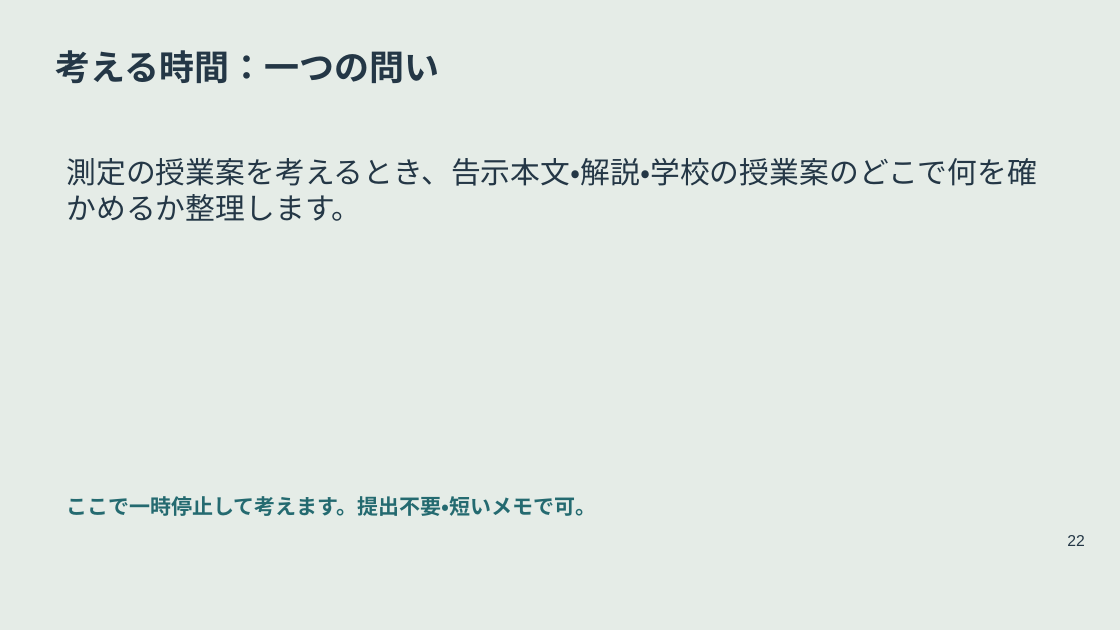
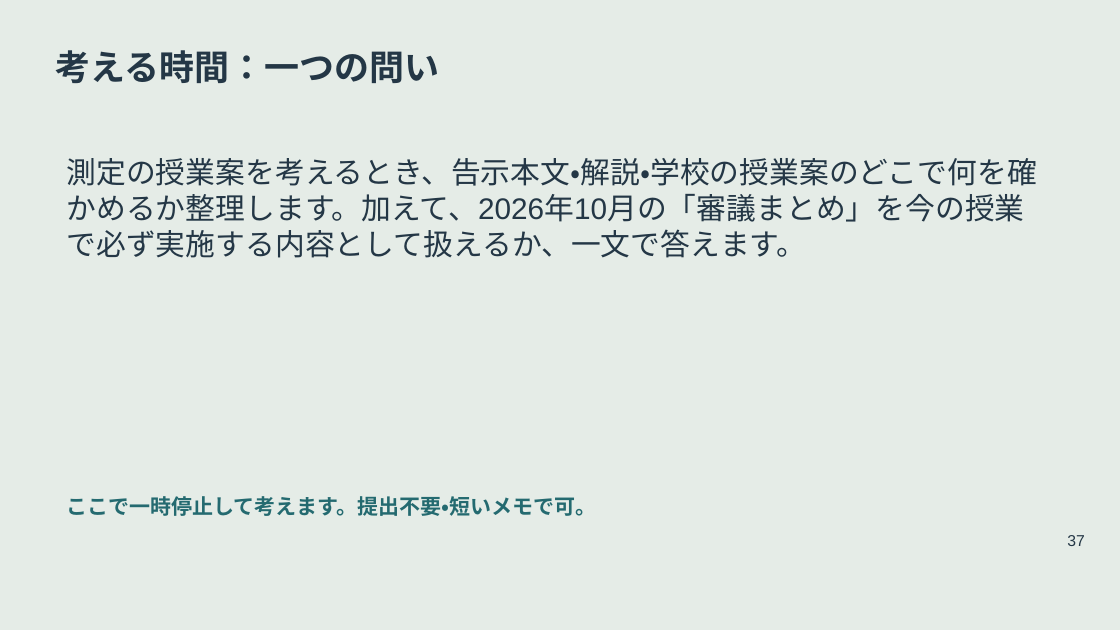
Before and after one commit to zooc-14calbp/industrial-education-i, a slide deck: slide 37 of reorganized/20261105/main/05/slides.pptx (slide 22 before the commit). Drawn at 1120x630 pixels with LibreOffice and Linux fonts; fonts in the diff are those of the drawing. Boxes give left, top, right and bottom in pixels: in the first picture for what was removed or moved away, otherwise in the second. Text is boxed around its words. In the diff, an @@ line names an element or a change of style, - is before the commit and + after.

```diff
--- a/reorganized/20261105/main/05/slides.pptx
+++ b/reorganized/20261105/main/05/slides.pptx
@@ text at (67,158,1037,258): text changed @@
-測定の授業案を考えるとき、告示本文・解説・学校の授業案のどこで何を確かめるか整理します。
+測定の授業案を考えるとき、告示本文・解説・学校の授業案のどこで何を確かめるか整理します。加えて、2026年10月の「審議まとめ」を今の授業で必ず実施する内容として扱えるか、一文で答えます。
@@ text at (1067,535,1084,546): text changed @@
-22
+37
```
Also in this commit, not shown: 24 other slides changed, 19 slides added, 16 other files.
